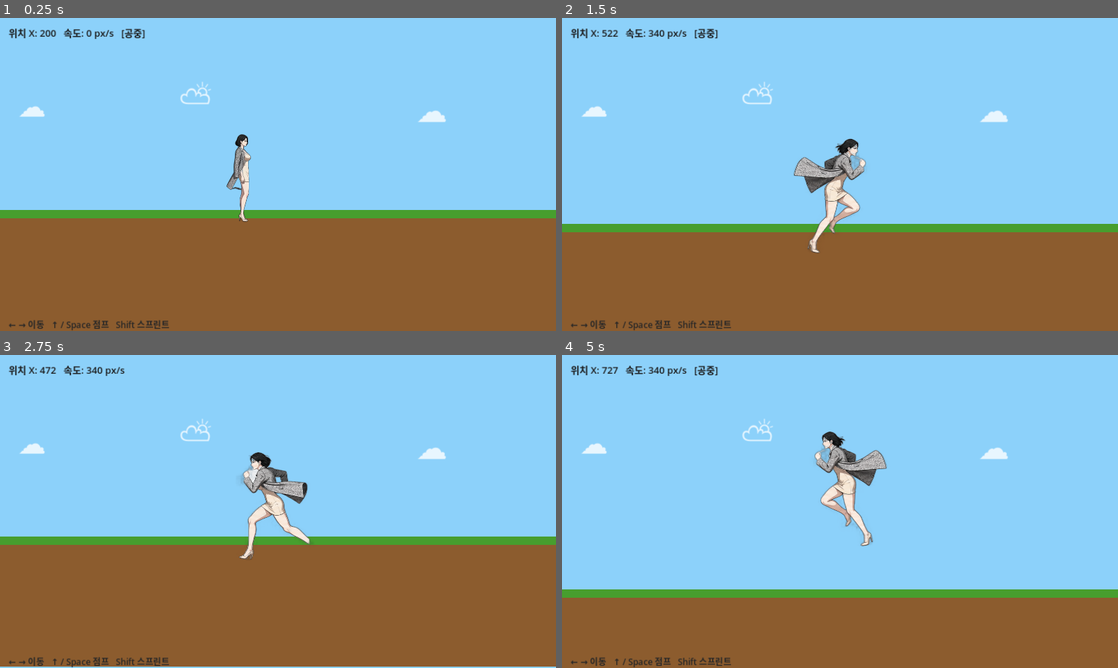
Above: before the commit, frames 1-4 (two rows, left to right).
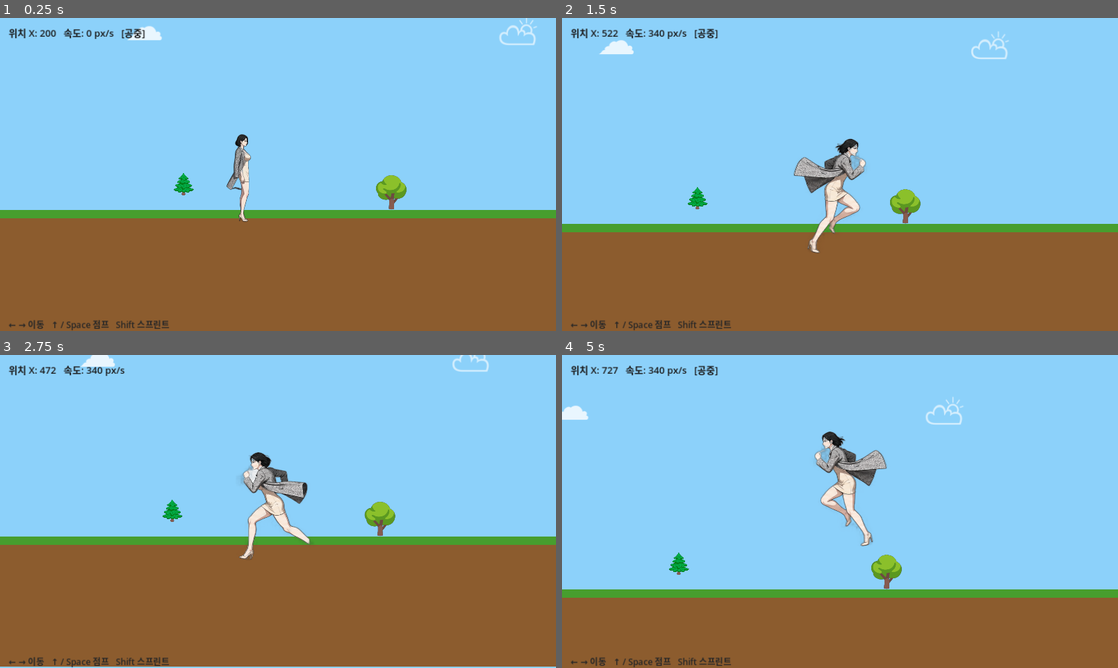
Above: after the commit, the same moments.

Repository: sean-park-funda/runner-game
Game: Godot game, scene res://scenes/Main.tscn
The game is run twice, just before and just after one commit, with the same random seed, the same clock (stepped at 60 frames per second) and the same inputs.
Inputs:
- Up to frame 1 (0.25 s): no input
- Up to frame 2 (1.5 s): tap Enter (ui_accept) at 0.5, 0.77 s; hold Right (ui_right) from 0.53 s (still down)
- Up to frame 3 (2.75 s): tap Enter (ui_accept) at 1.52 s; release Right (ui_right) at 2.03 s; hold Left (ui_left) from 2.03 s (still down)
- Up to frame 4 (5 s): release Left (ui_left) at 2.78 s; hold Right (ui_right) 2.78-4.28 s; tap Enter (ui_accept) at 3.02, 3.77, 4.52 s; hold Left (ui_left) from 4.28 s (still down)

The runs differ from the first frame. In frame 1, 1.2% of the frame differs, in the area x 3-97%, y 0-62%; in frame 2, 1.2%; in frame 3, 1.2%; in frame 4, 1.2%.

Commit message:
Add parallax scrolling background (clouds 0.2x, trees 0.5x)

Diff:
--- a/scripts/main.gd
+++ b/scripts/main.gd
@@ -9,6 +9,10 @@
 var info_label: Label
 var scale_idle: Vector2
 var scale_run: Vector2
+
+# 패럴렉스용 노드 레퍼런스
+var bg_far_node: Node2D    # 원거리 (구름) — 느리게 이동
+var bg_mid_node: Node2D    # 중거리 (나무/언덕) — 중간 속도
 
 # ── 물리 상수 (에디터에서 바꾸고 싶으면 @export 추가) ──
 const GRAVITY       = 1400.0
@@ -25,25 +29,50 @@
 	_build_player()
 	_build_ui()
 
+func _process(_delta: float) -> void:
+	if not player: return
+	var px := player.position.x
+
+	# 원거리(구름): 플레이어의 20% 속도로 따라옴 → 멀리 있는 느낌
+	if bg_far_node:
+		bg_far_node.position.x = px * 0.2
+
+	# 중거리(나무): 플레이어의 50% 속도
+	if bg_mid_node:
+		bg_mid_node.position.x = px * 0.5
+
 # ── 배경 ──────────────────────────────────────────────────
 func _build_background() -> void:
+	# 하늘 — CanvasLayer로 화면 고정 (항상 꽉 채움)
 	var canvas := CanvasLayer.new()
 	canvas.layer = -10
 	add_child(canvas)
-
 	var sky := ColorRect.new()
 	sky.color = Color(0.55, 0.82, 0.98)
 	sky.set_anchors_and_offsets_preset(Control.PRESET_FULL_RECT)
 	canvas.add_child(sky)
 
-	# 구름
-	for i in 8:
+	# 원거리: 구름 (world 공간, 패럴렉스 0.2x)
+	bg_far_node = Node2D.new()
+	add_child(bg_far_node)
+	for i in 20:
 		var cloud := Label.new()
-		cloud.text = ["☁", "⛅"][i % 2]
-		cloud.add_theme_font_size_override("font_size", randi_range(60, 100))
-		cloud.modulate = Color(1, 1, 1, 0.8)
-		cloud.position = Vector2(i * 450 + randi_range(-80, 80), randi_range(40, 180))
-		canvas.add_child(cloud)
+		cloud.text = ["☁", "⛅", "☁"][i % 3]
+		cloud.add_theme_font_size_override("font_size", randi_range(60, 110))
+		cloud.modulate = Color(1, 1, 1, randf_range(0.6, 0.9))
+		cloud.position = Vector2(i * 900 - 3000 + randi_range(-200, 200), randi_range(30, 160))
+		bg_far_node.add_child(cloud)
+
+	# 중거리: 나무/건물 (world 공간, 패럴렉스 0.5x)
+	bg_mid_node = Node2D.new()
+	add_child(bg_mid_node)
+	var tree_emojis := ["🌲", "🌳", "🏠", "🌲", "🌳", "🏢", "🌲"]
+	for i in 30:
+		var tree := Label.new()
+		tree.text = tree_emojis[i % tree_emojis.size()]
+		tree.add_theme_font_size_override("font_size", randi_range(55, 90))
+		tree.position = Vector2(i * 600 - 2000 + randi_range(-150, 150), GROUND_Y - randi_range(80, 130))
+		bg_mid_node.add_child(tree)
 
 # ── 지면 ──────────────────────────────────────────────────
 func _build_ground() -> void:
